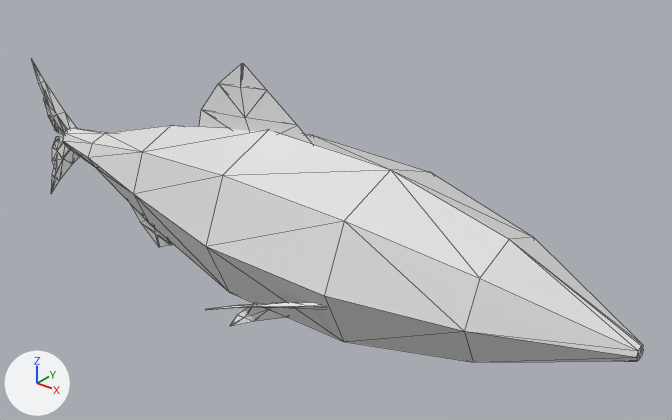
A saved change to the FBX model TunaSweeper/SourceArt/Environment/CoastalFish/SM_CoastalFry.fbx.
Both versions are drawn from a 50 mm lens placed at (0.0526, -0.0563, 0.0376), pointed at (0.0049, 0.0033, 0.0006). Lighting does not change. The marker at lower left points along +X, +Y and +Z. The picture after the commit comes second. Mesh edges are drawn as thin lines. Where no turn or scale is listed for an object, it has been applied to the vertices.

The first picture shows 'SM_CoastalFry'.
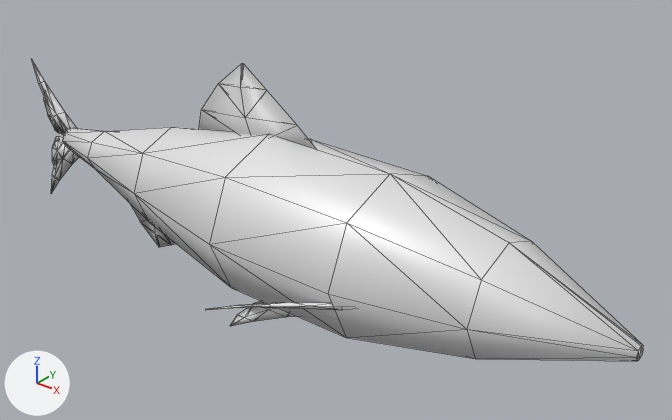
Where the change shows, as pixel boxes [x1, y1, x2, y2] in the pictures (672 x 420 px; the box of a moved part takes in the faces that stretch with it):
'SM_CoastalFry', reshaped, shading changed
    before: [31, 59, 643, 362]
    after: [31, 59, 643, 361]
part 1 of me_sm_coastalfry, moved or reshaped
    before: [62, 125, 643, 362]
    after: [62, 127, 643, 361]
part 2 of me_sm_coastalfry, shading changed
    both: [32, 61, 643, 361]

Edits to the bpy script that builds the scene:
```text
Change me_sm_coastalfry:
    where me_sm_coastalfry.from_pydata(...)  # 216 vertices, 388 faces; spans x -0.035..0.035, y -0.0106..0.0106, z -0.0102..0.0136
    used by ob_sm_coastalfry; location = (0.0, 0.0, 0.0)
    me_sm_coastalfry part 1: 40 of 216 vertices moved; they spanned x -0.0235..0.0241, y -0.0084..0.0084, z -0.008..0.0082 and now span x -0.0235..0.0241, y -0.008..0.008, z -0.0075..0.0078; mean shift (0.0, 0.0, 0.0); largest move (0.0, 0.0, -0.008) -> (0.0, 0.0, -0.0075)
    me_sm_coastalfry part 2: all faces are now shaded smooth (388 of 388 changed)
```
